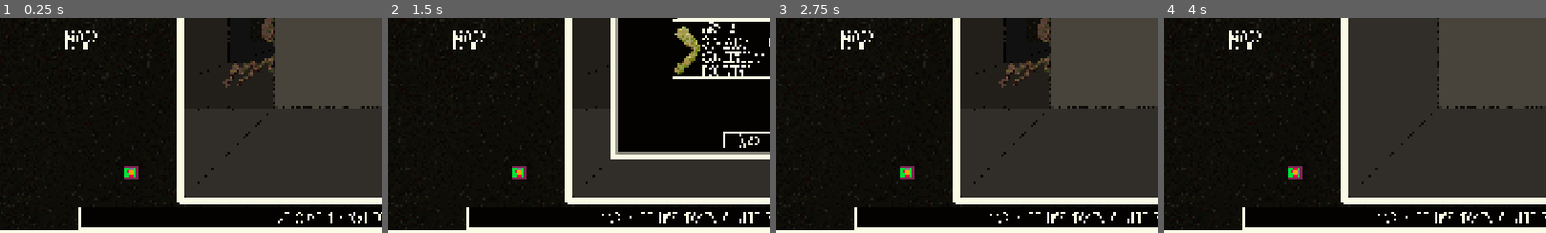
Above: before the commit, frames 1-4 (left to right).
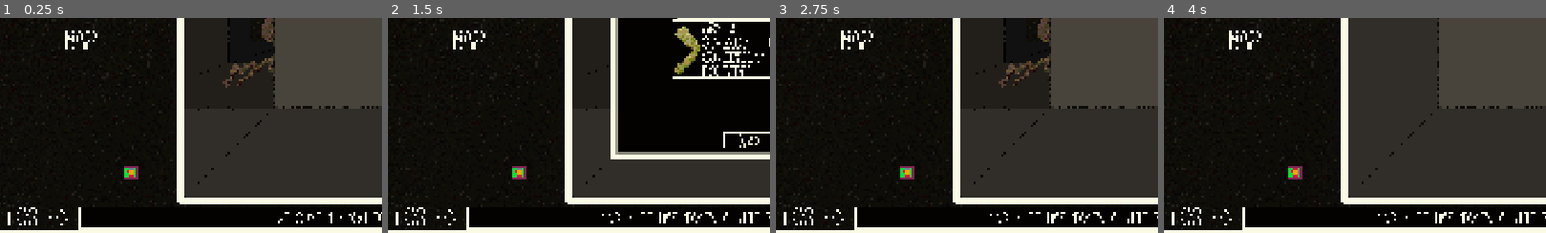
Above: after the commit, the same moments.

Repository: sym-z/arm-to-the-teeth
Game: Godot game, scene res://scenes/testing_level/testing_level.tscn
Same seed, same stepped clock (60 frames per second), same inputs: the game is played once before the commit and once after it. The project has no main scene, so this scene is started directly.
Inputs (mouse positions are % of the whole screen's width and height, from its top left):
- Up to frame 1 (0.25 s): no input
- Up to frame 2 (1.5 s): click "INVENTORY" at 0.5 s; click "EAT" at 1.25 s
- Up to frame 3 (2.75 s): click "BACK" at 2 s
- Up to frame 4 (4 s): click "OPTIONS" at 2.75 s; move the mouse to (72, 45) at 3.52 s; hold D (turn_right) from 3.53 s (still down); click (72, 45) at 3.67 s
The pictures show only the part of the screen within x 3-53%, y 50-100%; the shares and areas given below are measured in that part.

The runs differ from the first frame. In frame 1, 0.2% of the frame differs, in the area x 2-18%, y 88-97%; in frame 2, 0.2%; in frame 3, 0.2%; in frame 4, 0.2%.

Commit message:
Log line window has header

Diff:
--- a/src/prefabs/ui/ui.tscn
+++ b/src/prefabs/ui/ui.tscn
@@ -452,6 +452,7 @@
 
 [node name="Context Menu Header Label" type="RichTextLabel" parent="Context Menu/Context Menu Header Container"]
 layout_mode = 2
+mouse_filter = 2
 theme_override_fonts/normal_font = ExtResource("18_w51vb")
 theme_override_font_sizes/normal_font_size = 53
 text = "CONTEXT
@@ -588,6 +589,7 @@
 
 [node name="Stat Header Label" type="RichTextLabel" parent="Stat Showcase/Stat Header Container"]
 layout_mode = 2
+mouse_filter = 2
 theme_override_fonts/normal_font = ExtResource("18_w51vb")
 theme_override_font_sizes/normal_font_size = 53
 text = "BIOTIC
@@ -739,6 +741,33 @@
 theme = ExtResource("12_b6rlx")
 text = "BACK"
 
+[node name="Log Header Container" type="MarginContainer" parent="Log"]
+anchors_preset = 15
+anchor_right = 1.0
+anchor_bottom = 1.0
+grow_horizontal = 2
+grow_vertical = 2
+mouse_filter = 2
+theme = ExtResource("13_xw6rm")
+theme_override_constants/margin_left = 0
+theme_override_constants/margin_top = 990
+theme_override_constants/margin_right = 1630
+theme_override_constants/margin_bottom = 0
+
+[node name="Panel" type="Panel" parent="Log/Log Header Container"]
+visible = false
+layout_mode = 2
+mouse_filter = 2
+
+[node name="Log Header Label" type="RichTextLabel" parent="Log/Log Header Container"]
+layout_mode = 2
+mouse_filter = 2
+theme_override_fonts/normal_font = ExtResource("18_w51vb")
+theme_override_font_sizes/normal_font_size = 53
+text = "LOG ->"
+horizontal_alignment = 1
+vertical_alignment = 1
+
 [node name="Viewport Header Container" type="MarginContainer" parent="."]
 anchors_preset = 15
 anchor_right = 1.0
Not shown, changed: docs/DEVLOG.md
Not shown, changed: docs/TODO.md
